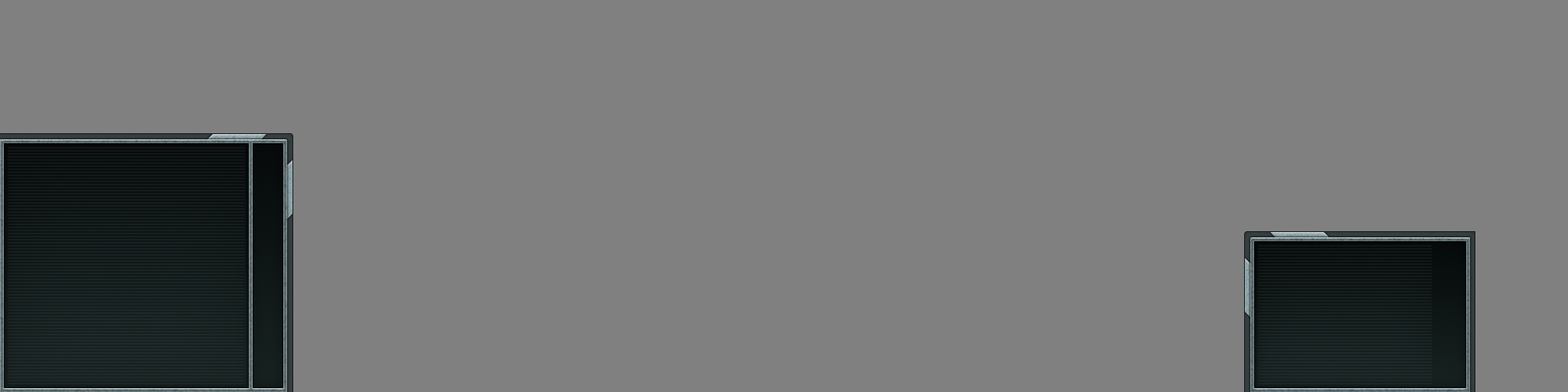
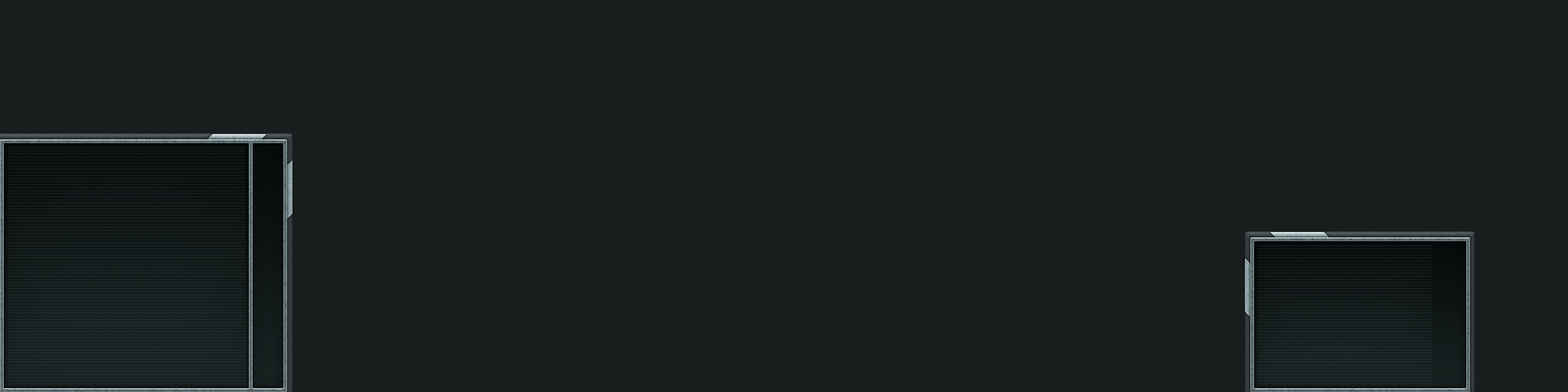
Revision of a layered (1568, 392) image; what changed, layer by layer:
painted on "body stripes" (1st of 2, in "texture" › "radar" › "inner") over [9, 154, 245, 379]
painted on "body" (1st of 2, in "texture" › "radar" › "inner") over [6, 154, 245, 379]
painted on "body stripes" (2nd of 2, in "texture" › "upgrades" › "inner") over [1259, 249, 1428, 379]
painted on "body" (2nd of 2, in "texture" › "upgrades" › "inner") over [1257, 249, 1433, 379]
added layer "dark" above "mockup" over [0, 0, 1568, 392]
added group "shapes" with 2 layers in group "mockup" over [6, 139, 1470, 392]
moved "mockup base" into group "shapes" over [6, 139, 1470, 392]
